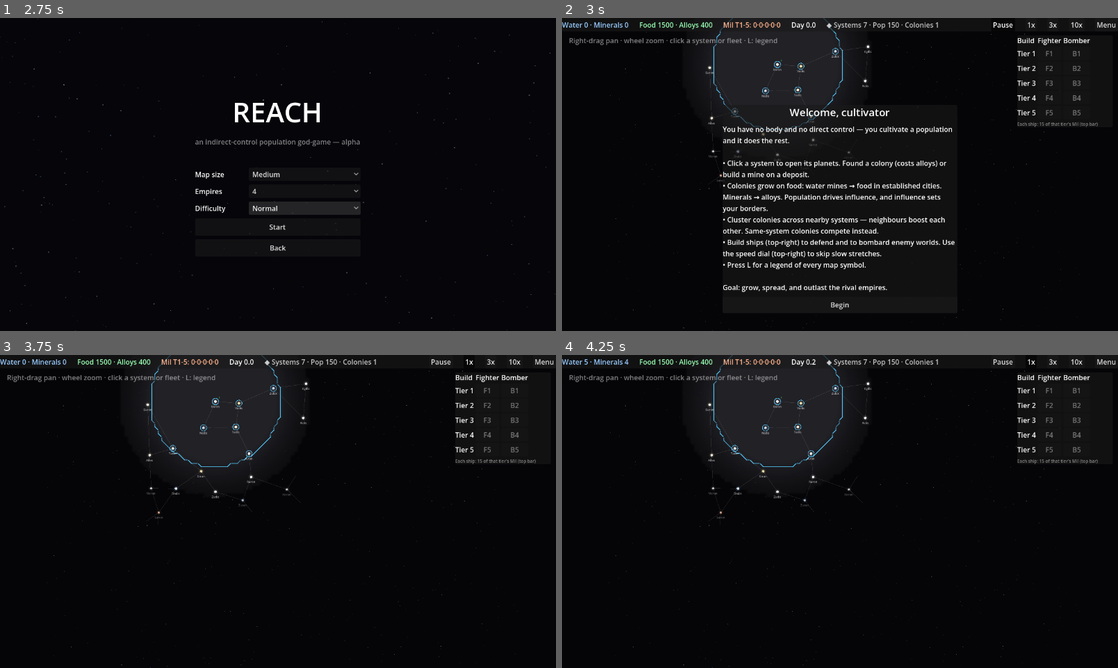
Above: before the commit, frames 1-4 (two rows, left to right).
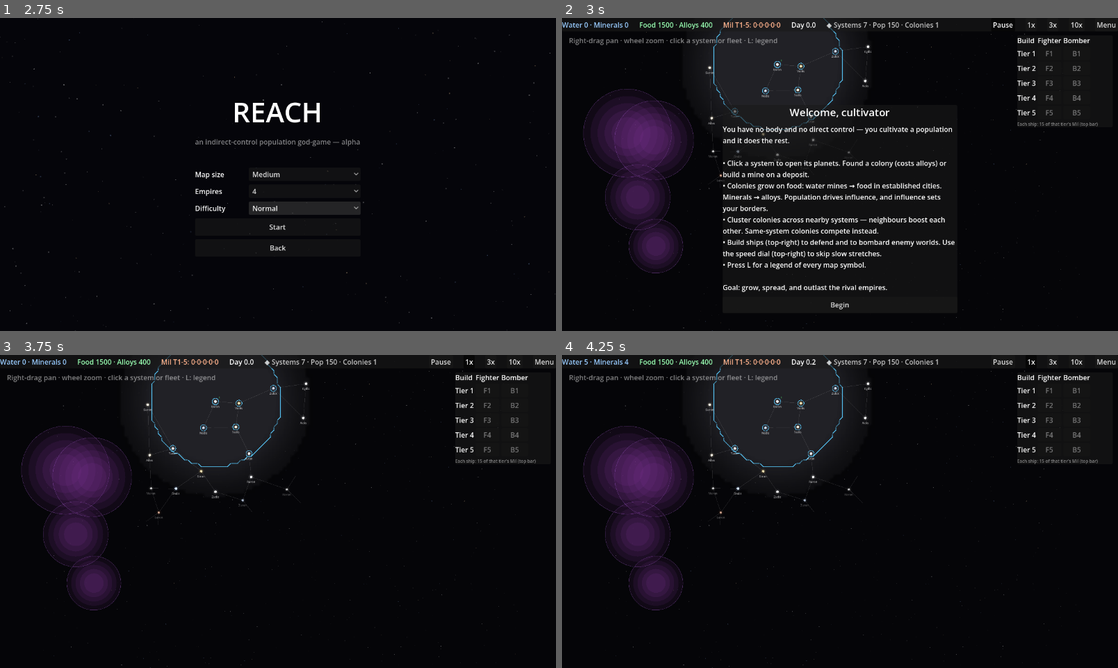
Above: after the commit, the same moments.

Repository: evyatarmitz/reach
Game: Godot game, scene res://menu/menu.tscn
Two runs of this game, one before a commit and one after it. Both use one fixed random seed, a clock stepped at 60 frames per second and the inputs below.
Inputs:
- Up to frame 1 (2.75 s): click "New Game" at 0.5 s; click "Normal" at 1.25 s; click "Normal" at 2 s
- Up to frame 2 (3 s): click "Start" at 2.75 s
- Up to frame 3 (3.75 s): click "Begin" at 3.5 s
- Up to frame 4 (4.25 s): no input

Frame 1 is identical in both runs. In frame 2, 5.9% of the frame differs, in the area x 3-24%, y 22-82%; in frame 3, 5.9%; in frame 4, 5.9%.

Commit message:
0.56.0 - vision: cosmic anomalies (block influence + visibility)
Cosmic anomalies from the vision: circular regions that block both influence and
sight. No claim inside one, and neither influence nor visibility crosses one — a
source can't project past it — so borders and fog route AROUND them.

- Sim: anomalies[] with point_in_anomaly / segment_hits_anomaly / influence_blocked
  helpers; claim_strength (logic) and main.gd's _claim_at (field + fog, since fog
  rides the claim field) both respect them.
- Map-gen: _place_anomalies scatters ANOMALY_MIN..MAX of them (scaled to map size)
  in open space, rejecting any that overlap a system or a lane — so they never cut
  connectivity or a fleet's route (movement stays lane-based and unblocked).
- Rendered as a magenta nebula haze with a darker core + edge ring (always visible
  as a hazard). Serialized; legend entry added.
- Tests: influence blocked across an anomaly, point_in_anomaly, and that generated
  anomalies never overlap a system. 126 tests pass; parse-checked; autoshot shows
  the nebulae sitting in the gaps between systems.

Diff:
--- a/desktop/game/main.gd
+++ b/desktop/game/main.gd
@@ -59,6 +59,7 @@
 var _fog_rect := Rect2()    # world-space rect the fog texture covers
 var _fog_seen := {}         # "gx,gy" -> true, cells ever in VR (explored memory)
 var _starfield: Array = []  # backdrop: [pos, radius, Color] faint stars (static)
+var _has_anomalies := false # cached each refresh so _claim_at skips anomaly tests
 
 var raw_label: Label
 var goods_label: Label
@@ -360,6 +361,7 @@
 func _recompute_borders() -> void:
 	_border_segments.clear()
 	_system_owner.clear()
+	_has_anomalies = not sim.anomalies.is_empty()
 	# Per-empire sources: parallel packed arrays of (position, influence, reach).
 	var ids: Array = []
 	var pos: Array = []
@@ -567,11 +569,15 @@
 # marching-squares interpolation never divides by an infinity.
 func _claim_at(p: Vector2, pv: PackedVector2Array, iv: PackedFloat32Array,
 		rv: PackedFloat32Array) -> float:
+	# Anomalies block influence AND sight: no claim inside one, and a source can't
+	# project across one. Since fog rides this field too, VR routes around them.
+	if _has_anomalies and sim.point_in_anomaly(p):
+		return 0.0
 	var si := 0.0
 	var sri := 0.0
 	for j in pv.size():
 		var d := p.distance_to(pv[j])
-		if d <= rv[j]:
+		if d <= rv[j] and not (_has_anomalies and sim.segment_hits_anomaly(pv[j], p)):
 			si += iv[j]
 			sri += d * iv[j]
 	if si <= 0.0:
@@ -751,6 +757,17 @@
 	# to grey explored-memory to never-seen black. Baked in the border refresh.
 	if _fog_tex != null:
 		draw_texture_rect(_fog_tex, _fog_rect, false)
+	# Cosmic anomalies: a magenta nebula haze with a darker core — physical hazards
+	# that block influence and sight, so they're always visible (you route around
+	# them). Drawn over the fog.
+	for an in sim.anomalies:
+		var ac: Vector2 = an.pos
+		var ar: float = an.r
+		for i in 5:
+			var t := float(i) / 5.0
+			var col := Color(0.5, 0.2, 0.6, 0.10 + t * 0.06)
+			draw_circle(ac, ar * (1.0 - t * 0.8), col)
+		draw_arc(ac, ar, 0.0, TAU, 48, Color(0.7, 0.4, 0.9, 0.35), 1.5)
 	# Deformed influence borders (already fog-gated to VR in _recompute_borders).
 	# Two passes: a wide translucent underlay for a soft glow, then the crisp core.
 	for seg in _border_segments:
@@ -1192,6 +1209,7 @@
 		"hover a system for its planets",
 		"● colony  ◆ mineral  ○ water  ▫ mine",
 		"□ depot  ◉ obs-post (2x reach)  ⌃ transport",
+		"purple nebula — anomaly (blocks influence + sight)",
 	]
 	for i in lines.size():
 		var l := Label.new()
--- a/desktop/sim/constants.gd
+++ b/desktop/sim/constants.gd
@@ -183,3 +183,13 @@
 # contested border sits where influence1/influence2 = r1/r2.
 const INFLUENCE_A1 := 1.0
 const BORDER_A2 := 1.8
+
+# Cosmic anomalies: circular regions that block influence and visibility. Placed in
+# open space (clear of systems and lanes) so they never break connectivity or
+# movement — they force influence/sight to route around them. Count scales a little
+# with map size (see generate_map).
+const ANOMALY_MIN := 2
+const ANOMALY_MAX := 6
+const ANOMALY_RADIUS_MIN := 110.0
+const ANOMALY_RADIUS_MAX := 190.0
+const ANOMALY_SYSTEM_CLEARANCE := 30.0   # keep this far off any system
--- a/desktop/sim/sim.gd
+++ b/desktop/sim/sim.gd
@@ -20,6 +20,8 @@
 var ais: Array[EmpireAI] = []  # rival brains; step deterministically in tick()
 var combat_at: Dictionary = {} # system_id -> sim day of last combat (transient, for
                                # the renderer's clash flash; not serialized)
+var anomalies: Array = []      # [{pos: Vector2, r: float}] — cosmic anomalies that
+                               # block influence AND visibility (you route around them)
 
 var _next_id := 1
 
@@ -125,9 +127,41 @@
 					else SimConstants.Deposit.MINERAL
 
 	_connect_systems(sim, sys_ids, positions, int(cfg.extra_lane_neighbors))
+	_place_anomalies(sim, positions, size, rng)
 	_place_empires(sim, sys_ids, positions, int(cfg.empire_count),
 		float(cfg.ai_efficiency))
 	return sim
+
+
+# Scatter a few anomalies in open space — clear of every system and every lane, so
+# they block influence/visibility without ever cutting the map or a fleet's route.
+static func _place_anomalies(sim: Sim, positions: Array, size: Vector2,
+		rng: RandomNumberGenerator) -> void:
+	var target: int = clampi(int(positions.size() / 12),
+		SimConstants.ANOMALY_MIN, SimConstants.ANOMALY_MAX)
+	var attempts := 0
+	while sim.anomalies.size() < target and attempts < target * 400:
+		attempts += 1
+		var r := rng.randf_range(SimConstants.ANOMALY_RADIUS_MIN,
+			SimConstants.ANOMALY_RADIUS_MAX)
+		var p := Vector2(rng.randf_range(r, size.x - r), rng.randf_range(r, size.y - r))
+		var clear := true
+		for q in positions:   # keep off systems
+			if p.distance_to(q) < r + SimConstants.ANOMALY_SYSTEM_CLEARANCE:
+				clear = false
+				break
+		if clear:
+			for l in sim.lanes:   # keep off lanes (movement never blocked)
+				var a: Vector2 = sim.systems[l[0]].map_pos
+				var b: Vector2 = sim.systems[l[1]].map_pos
+				var ab := b - a
+				var len2 := ab.length_squared()
+				var t := 0.0 if len2 <= 0.0 else clampf((p - a).dot(ab) / len2, 0.0, 1.0)
+				if p.distance_to(a + ab * t) < r:
+					clear = false
+					break
+		if clear:
+			sim.anomalies.append({"pos": p, "r": r})
 
 
 # Minimum spanning tree (Prim) so the whole map is one connected component, plus
@@ -255,9 +289,12 @@
 	for a in ais:
 		ai.append({"eid": a.empire_id, "bc": a._build_count,
 			"nad": a._next_action_day})
+	var ans: Array = []
+	for an in anomalies:
+		ans.append({"x": an.pos.x, "y": an.pos.y, "r": an.r})
 	return {"day": day, "next_id": _next_id, "empires": es, "systems": ss,
 		"planets": ps, "colonies": cs, "fleets": fs, "lanes": lanes.duplicate(true),
-		"ais": ai}
+		"ais": ai, "anomalies": ans}
 
 
 static func deserialize(d: Dictionary) -> Sim:
@@ -338,6 +375,8 @@
 		sim.fleets.append(fl)
 	for l in d.lanes:
 		sim.lanes.append([int(l[0]), int(l[1])])
+	for an in d.get("anomalies", []):
+		sim.anomalies.append({"pos": Vector2(an.x, an.y), "r": float(an.r)})
 	for a in d.ais:
 		var ai := EmpireAI.new(int(a.eid))
 		ai._build_count = int(a.bc)
@@ -426,6 +465,35 @@
 	return best
 
 
+# --- cosmic anomalies ---------------------------------------------------------
+# Anomalies block both influence and visibility: no claim/sight inside one, and
+# neither influence nor sight crosses one (a source can't project past it).
+
+func point_in_anomaly(p: Vector2) -> bool:
+	for an in anomalies:
+		if p.distance_to(an.pos) < an.r:
+			return true
+	return false
+
+
+# True if the segment a→b passes through any anomaly (blocking influence/sight).
+func segment_hits_anomaly(a: Vector2, b: Vector2) -> bool:
+	for an in anomalies:
+		var c: Vector2 = an.pos
+		var ab := b - a
+		var len2 := ab.length_squared()
+		var t := 0.0 if len2 <= 0.0 else clampf((c - a).dot(ab) / len2, 0.0, 1.0)
+		if c.distance_to(a + ab * t) < an.r:
+			return true
+	return false
+
+
+# Influence from source system to a point is blocked if the point is inside an
+# anomaly or the line to it crosses one. Used by both the logic claim and the field.
+func influence_blocked(src: Vector2, dst: Vector2) -> bool:
+	return point_in_anomaly(dst) or segment_hits_anomaly(src, dst)
+
+
 func influence_reach(system_id: int, empire_id: int) -> float:
 	var r := SimConstants.BORDER_A2 * system_influence(system_id, empire_id)
 	# An observation post owned by this empire here doubles how far influence reaches.
@@ -447,7 +515,8 @@
 		if sys.id == target_system_id:
 			return INF
 		var d := system_distance(sys.id, target_system_id)
-		if d <= influence_reach(sys.id, empire_id):
+		if d <= influence_reach(sys.id, empire_id) \
+				and not influence_blocked(sys.map_pos, systems[target_system_id].map_pos):
 			best = maxf(best, inf / d)
 	return best
 
--- a/desktop/tests/run_tests.gd
+++ b/desktop/tests/run_tests.gd
@@ -69,6 +69,7 @@
 	_test_attrition_and_depot()
 	_test_structure_capture()
 	_test_support_structures()
+	_test_anomalies()
 	_test_difficulty()
 	_test_save_load()
 	_test_determinism()
@@ -686,6 +687,34 @@
 	check(bonus_after > bonus_before, "transport hub strengthens the neighbor bonus")
 
 
+func _test_anomalies() -> void:
+	var sim := Sim.new()
+	var e := sim.add_empire("A", Color.WHITE)
+	var a := sim.add_system("A")
+	a.map_pos = Vector2.ZERO
+	var b := sim.add_system("B")
+	b.map_pos = Vector2(300, 0)
+	sim.add_planet(b.id, "pb")
+	sim.inject_colony(e.id, sim.add_planet(a.id, "pa").id, 1000.0, true)
+	check(sim.claim_strength(b.id, e.id) > 0.0,
+		"influence reaches an in-range system with no anomaly between")
+	sim.anomalies.append({"pos": Vector2(150, 0), "r": 60.0})
+	check(sim.claim_strength(b.id, e.id) == 0.0,
+		"an anomaly on the line between two systems blocks influence")
+	check(sim.point_in_anomaly(Vector2(150, 0)),
+		"point_in_anomaly true inside an anomaly")
+	check(not sim.point_in_anomaly(Vector2(150, 500)),
+		"point_in_anomaly false well outside")
+	# A generated map keeps anomalies clear of every system and lane.
+	var m := Sim.new_demo()
+	var ok := true
+	for an in m.anomalies:
+		for s in m.systems.values():
+			if s.map_pos.distance_to(an.pos) < an.r:
+				ok = false
+	check(ok, "generated anomalies never overlap a system")
+
+
 func _test_specialization() -> void:
 	var sim := Sim.new()
 	var e := sim.add_empire("S", Color.WHITE)
